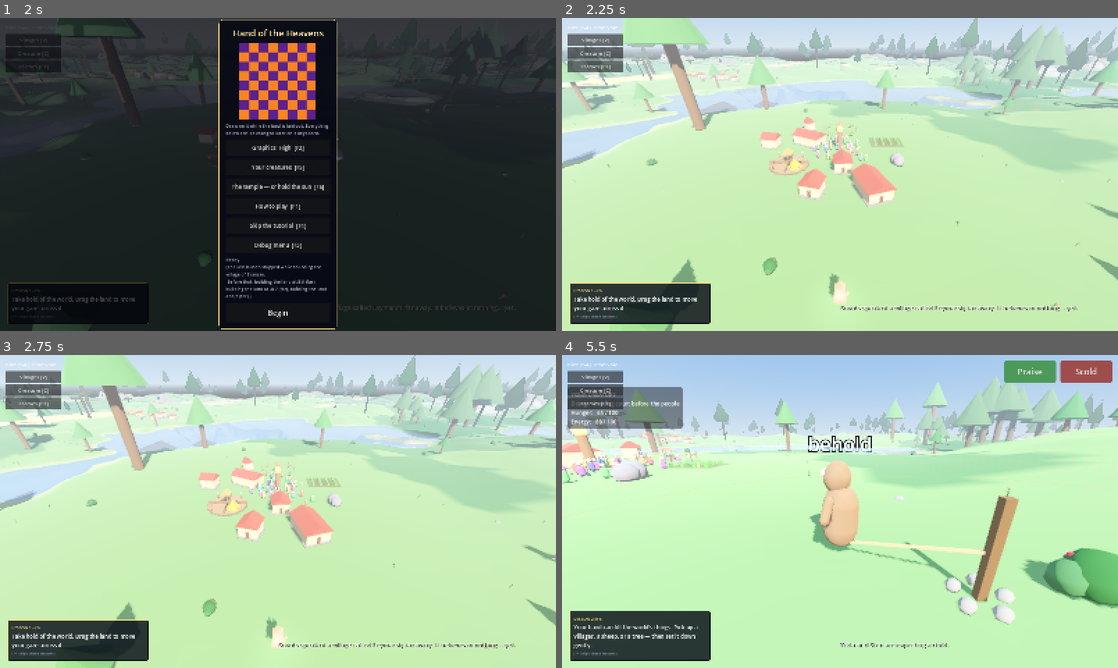
Above: before the commit, frames 1-4 (two rows, left to right).
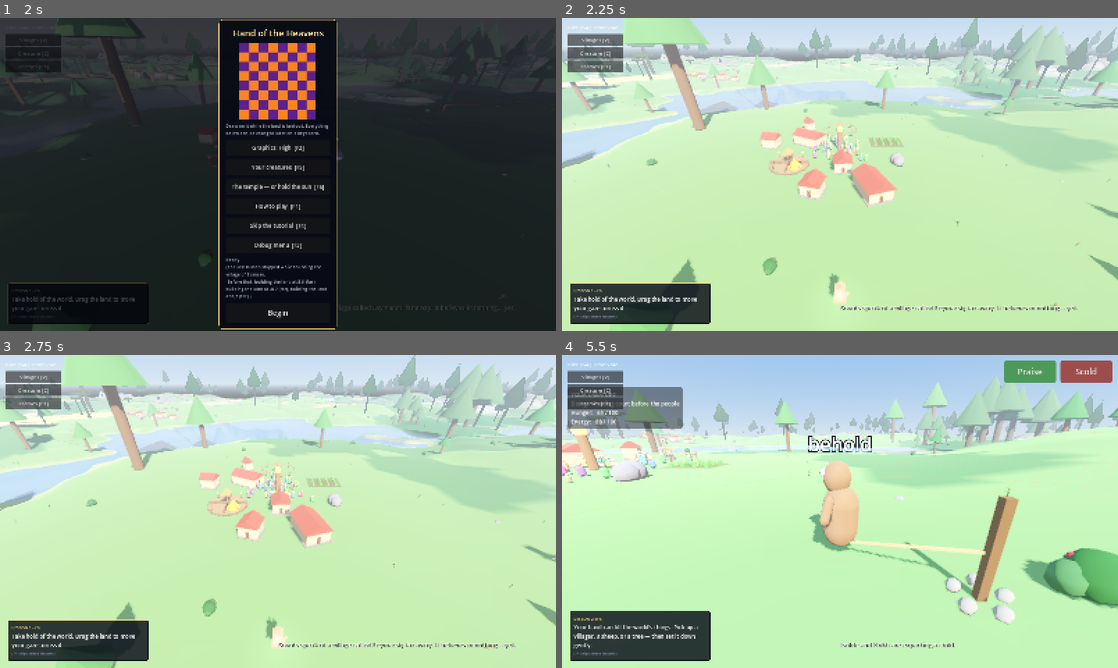
Above: after the commit, the same moments.

Repository: tjloman/tjloman
Game: Godot game, scene res://scenes/main.tscn
The game is run twice, just before and just after one commit, with the same random seed, the same clock (stepped at 60 frames per second) and the same inputs.
Inputs (mouse positions are in pixels of both pictures, inside the frame that each line leads up to):
- Up to frame 1 (2 s): click (239, 183) at 0.52 s; type "Alex" at 0.6 s; click "Begin" at 1.25 s
- Up to frame 2 (2.25 s): click "Begin" at 2 s
- Up to frame 3 (2.75 s): no input
- Up to frame 4 (5.5 s): tap Enter at 2.75 s; move the mouse to (962, 495) at 2.77 s; hold Right 2.78-3.5 s; hold S (cam_back) 2.78-3.5 s; click (962, 495) at 2.92 s; drag from (728, 527) to (812, 574) at 3.52 s; click "Creature [C]" at 4.25 s; move the mouse to (895, 442) at 5.02 s; hold Right from 5.03 s (still down); hold A (cam_left) from 5.03 s (still down)

Frame 1 is identical in both runs. In frame 2, 0.2% of the frame differs, in the area x 25-54%, y 18-46%; in frame 3, 0.2%; in frame 4, 0.7%, in the area x 0-71%, y 26-94%.

Commit message:
Villagers think every third tick and coast between
Every villager ran its whole life on every physics tick: needs, hazards,
timers, the watchdog, the label and the state machine, two ticks a frame
on a slow device. A villager near the camera now thinks once every
BRAIN_TICKS (3) ticks, staggered so a town does not think in lockstep,
with the time between folded into delta. Between thoughts only the feet
move (VillagerFeet.coast), on the heading and pace the last thought
chose, stopping at the arrival distance or a wall. A standing villager
costs nothing between thoughts.

The walk on a thinking tick takes only the ground not already coasted,
so nobody walks at three times their speed. A villager in the hand or
falling thinks every tick as before, and the coast is cleared there so a
throw is never coasted on. Far villagers already on a slow clock
(_sim_scale > 1) think every turn, so they do not slow down further.

Grief's look for a creature eating someone was keyed to the physics
frame count, which a thinking stride would never land on for some
mourners; it is a per-villager timer in seconds now.

tools/brain.py checks the gate, the subtraction, the coast guard and the
grief timer (each break-tested) and models a 30 m walk: 9.73 s thinking
every tick, 9.80 s every third, 6.00 s if the coasted ground were walked
again. Thoughts near the camera go from 30 to 10 a second.

Co-Authored-By: Claude Opus 5.5 <noreply@anthropic.com>
Claude-Session: https://claude.ai/code/session_01NqBKfyc5c6bViy6kUi2S7P

Diff:
--- a/scripts/villager/villager.gd
+++ b/scripts/villager/villager.gd
@@ -37,6 +37,8 @@
 ## crowd the labels overlap into an unreadable smear long before this, so the
 ## band costs nothing anybody was getting any good out of.
 const FLEE_SPEED := 5.5
+## How many physics ticks a villager near the camera goes between thoughts.
+const BRAIN_TICKS := 3
 ## How quickly a rested sleeper gets up by day, as a chance a second: about a
 ## second and a half on average, so a town wakes over a few seconds at dawn.
 const WAKE_RATE := 0.7
@@ -221,6 +223,16 @@
 var _build_site: House = null
 var _mount: Animal = null
 var _flee_from := Vector3.ZERO
+## THINKING AND COASTING: ticks until the next thought, the time owed to it, and
+## — driven by VillagerFeet — where the feet are carrying them between thoughts,
+## how near counts as there, and how far they have already coasted.
+var _brain_left := randi_range(1, BRAIN_TICKS)
+var _brain_owed := 0.0
+var _coast_to := Vector3.INF
+@warning_ignore("unused_private_class_variable")
+var _coast_arrive := 1.0
+@warning_ignore("unused_private_class_variable")
+var _coasted := 0.0
 ## Where they were last set on the ground, and when to look again. Driven by
 ## VillagerFeet.
 var _placed_xz := Vector2.INF
@@ -396,6 +408,25 @@
 	# multiplied it into delta AND into the velocity scale, and threw it across
 	# the field. See Scheduler.MOST_OWED.
 	_sim_last = Scheduler.now()
+	# THINK SLOWER THAN YOU MOVE. Needs, hazards, timers, the watchdog, the label
+	# and the state machine ran on every physics tick — two a frame on a slow
+	# device — for people who mostly stand at a field for a minute at a time. A
+	# villager near the camera now thinks every BRAIN_TICKS ticks (staggered, so
+	# a town does not think on one tick) with the time between folded into
+	# delta, and in between only its feet move: see VillagerFeet.coast. Far
+	# villagers already think only on their turns, and think on every one.
+	if state != State.HELD and state != State.FALLING:
+		_brain_owed += delta
+		_brain_left -= 1
+		if _brain_left > 0:
+			VillagerFeet.coast(self, delta)
+			return
+		_brain_left = BRAIN_TICKS if _sim_scale <= 1.0 else 1
+		delta = _brain_owed
+		_brain_owed = 0.0
+		_coast_to = Vector3.INF      # walking sets it again, if they still walk
+	else:
+		_coast_to = Vector3.INF      # in a hand or in the air: nothing to coast on
 	# PINNED suspends everything, and for the same reason DYING does: they are
 	# not doing anything, they are being done to. No hunger, no ageing, no
 	# watchdog — the ONLY clock that runs is the Mauling's, and the village
--- a/scripts/villager/villager_feet.gd
+++ b/scripts/villager/villager_feet.gd
@@ -48,10 +48,17 @@
 	if dir == Vector3.ZERO:
 		stand(who, delta)
 		return false
-	# THE STEP IS TAKEN, NOT SIMULATED. See `step_by`. `velocity` is still set
-	# because the pose reads it to tell walking from standing; nothing moves by it.
+	# THE STEP IS TAKEN, NOT SIMULATED. See `step_by`. `velocity` is what the
+	# feet coast on until the next thought, and what the pose reads.
 	who.velocity = Vector3(dir.x * speed, 0.0, dir.z * speed)
-	if not step_by(who, dir * speed * delta):
+	who._coast_to = target
+	who._coast_arrive = arrive
+	# The ground already covered since the last thought is not walked again:
+	# `delta` is everything since then (see Villager.BRAIN_TICKS), and the feet
+	# carried them through all but the last tick of it.
+	var walked := maxf(delta - who._coasted, 0.0)
+	who._coasted = 0.0
+	if not step_by(who, dir * speed * walked):
 		who.velocity = Vector3.ZERO  # too steep: stand, and let the watchdog re-decide
 		return false
 	# Bodies are modeled facing +Z, and look_at aims -Z — so look away
@@ -64,10 +71,33 @@
 ## moved them, or every GROUND_RECHECK seconds in case the ground moved instead.
 static func stand(who: Villager, delta: float) -> void:
 	who.velocity = Vector3.ZERO
+	who._coasted = 0.0
 	who._reseat_in -= delta
 	if who._reseat_in <= 0.0 \
 			or Vector2(who.global_position.x, who.global_position.z) != who._placed_xz:
 		settle(who)
+
+
+## BETWEEN THOUGHTS: on the way they were going, at the pace they were going,
+## until they are there or the ground stops them. Nothing is asked — no steering,
+## no water, no decisions; that is all for the next thought, at most a few ticks
+## off, and a step this short cannot reach past the water probe it made. A
+## villager standing still costs nothing at all here.
+static func coast(who: Villager, delta: float) -> void:
+	var v := who.velocity
+	# ONLY A WALK THEY STARTED. A velocity left over from being thrown is not
+	# somewhere they were going; see where Villager clears `_coast_to`.
+	if (v.x == 0.0 and v.z == 0.0) or not who._coast_to.is_finite():
+		return
+	var gap := Vector2(who._coast_to.x - who.global_position.x,
+		who._coast_to.z - who.global_position.z)
+	if gap.length() < who._coast_arrive:
+		who.velocity = Vector3.ZERO
+		return
+	if step_by(who, Vector3(v.x, 0.0, v.z) * delta):
+		who._coasted += delta
+	else:
+		who.velocity = Vector3.ZERO
 
 
 ## A STEP ON FOOT, WITHOUT THE PHYSICS ENGINE. Every villager in the world asked
--- a/scripts/villager/villager_grief.gd
+++ b/scripts/villager/villager_grief.gd
@@ -29,7 +29,11 @@
 ## weeping over the dead to eating them, which is a spiral nobody asked for.
 ## Six sits beside the worst things a village already sees (see Village).
 const HORROR_OF_IT := 6.0
-const HORROR_EVERY := 12
+## How often a mourner looks up to see whether the body is being eaten: a TIME,
+## not a count of physics ticks — a villager thinks only every few ticks now
+## (Villager.BRAIN_TICKS), and a tick count that is a multiple of that never
+## lands on some of them at all.
+const HORROR_EVERY := 0.4
 ## How long a beast takes to cut up where it fell.
 const SKIN_SECONDS := 4.0
 
@@ -51,7 +55,9 @@
 	# on sobbing. Asked a few times a second rather than every tick — there are
 	# only ever a few mourners, but two hundred villagers to ask about. They
 	# run, and running is its own plan: this does not ask for another.
-	if Engine.get_physics_frames() % HORROR_EVERY == 0 \
+	var look_in: float = float(who.get_meta(&"horror_in", 0.0)) - delta
+	who.set_meta(&"horror_in", look_in if look_in > 0.0 else HORROR_EVERY)
+	if look_in <= 0.0 \
 			and VillagerSearch.being_eaten(who.get_tree(), who._target_corpse, true):
 		who.witness_horror(HORROR_OF_IT)
 		who.scare(who._target_corpse.global_position)
Not shown, added: tools/brain.py
